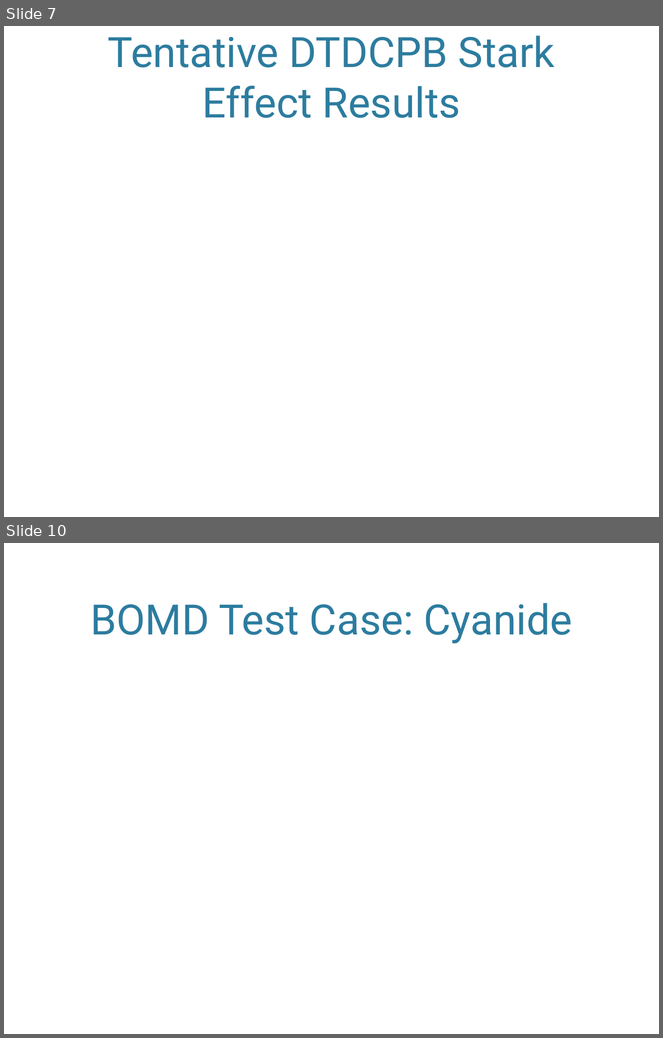
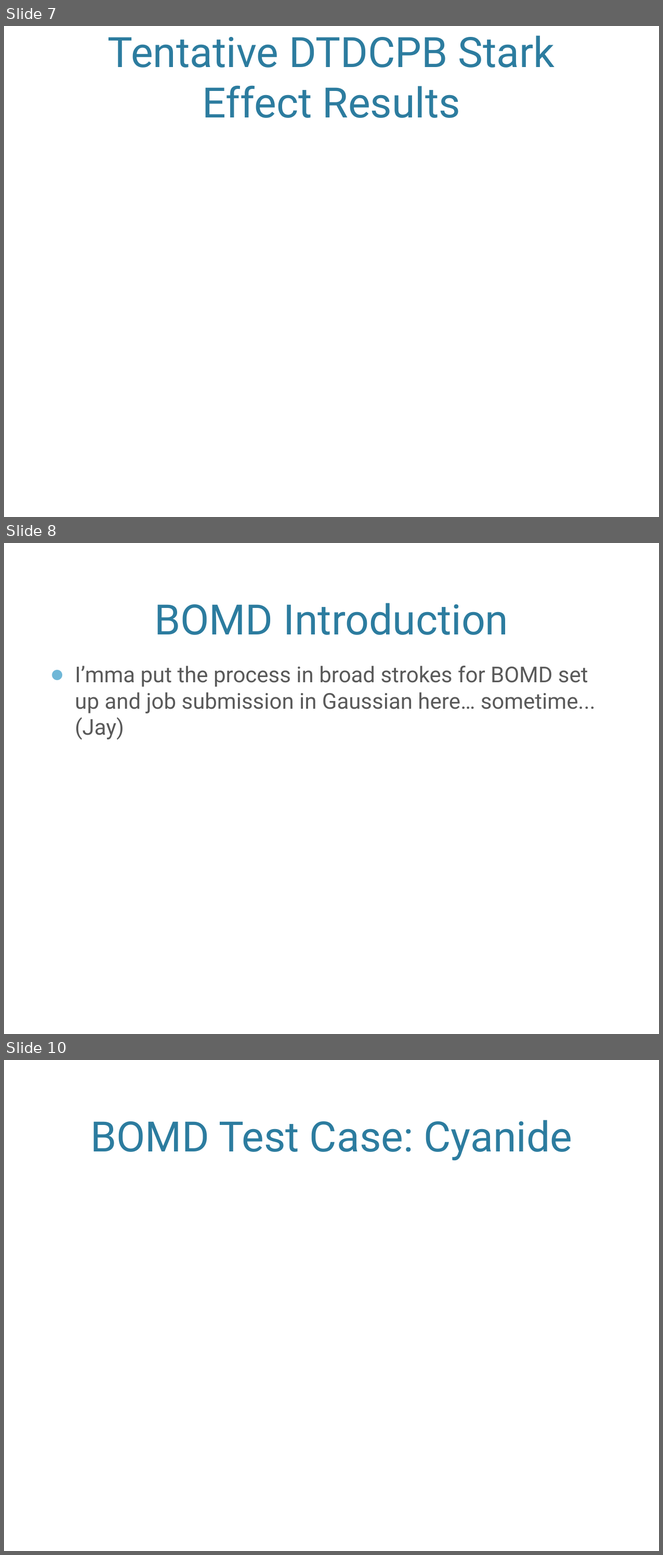
Before and after one commit to jjradler/565projectSp16, a slide deck: 565Presentation.pptx. Shown one above the other, each under a label of ours: slides 7 and 10 before the commit, slides 7, 8 and 10 after it; the slides between them are not shown. The pictures are 663x1038 and 663x1555 pixels, drawn with LibreOffice and Linux fonts; fonts in the diff are those of the drawing; background and template pictures are left out. Boxes give left, top, right and bottom in pixels: in the first picture for what was removed or moved away, otherwise in the second. Text is boxed around its words. In the diff, an @@ line names an element or a change of style, - is before the commit and + after.

```diff
--- a/565Presentation.pptx
+++ b/565Presentation.pptx
@@ slide 8 added at (x1=4, y1=543, x2=659, y2=1034), background picture (left out) @@
@@ title added at (x1=154, y1=603, x2=509, y2=635), 46 pt, text #2C7C9F @@
+BOMD Introduction
@@ text added at (x1=75, y1=666, x2=596, y2=740), 24 pt, text #595959 @@
+● I’mma put the process in broad strokes for BOMD set up and job submission in Gaussian here… sometime... (Jay)
```
Also in this commit, not shown: 1 slide changed, 1 slide removed.
